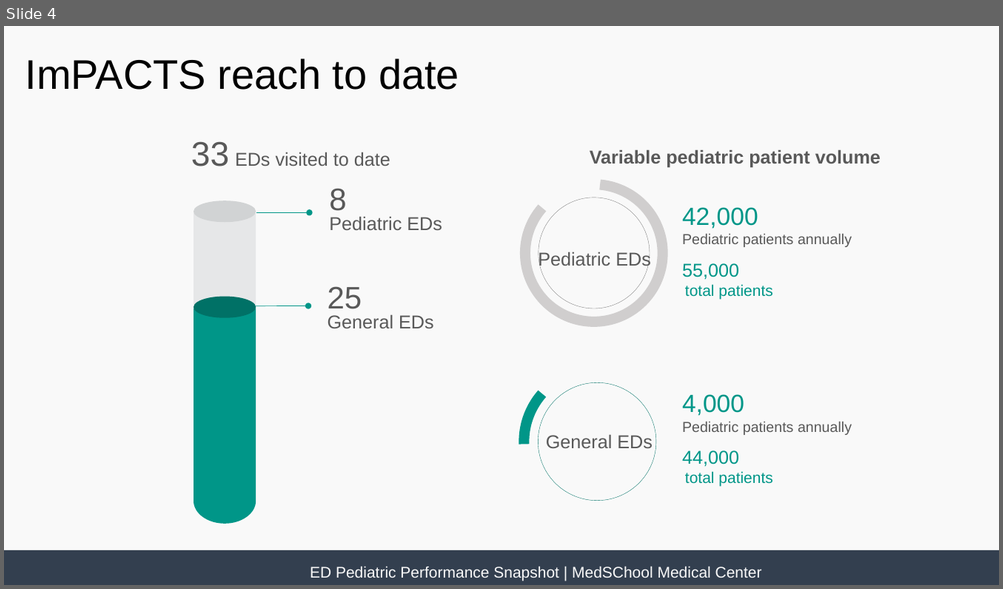
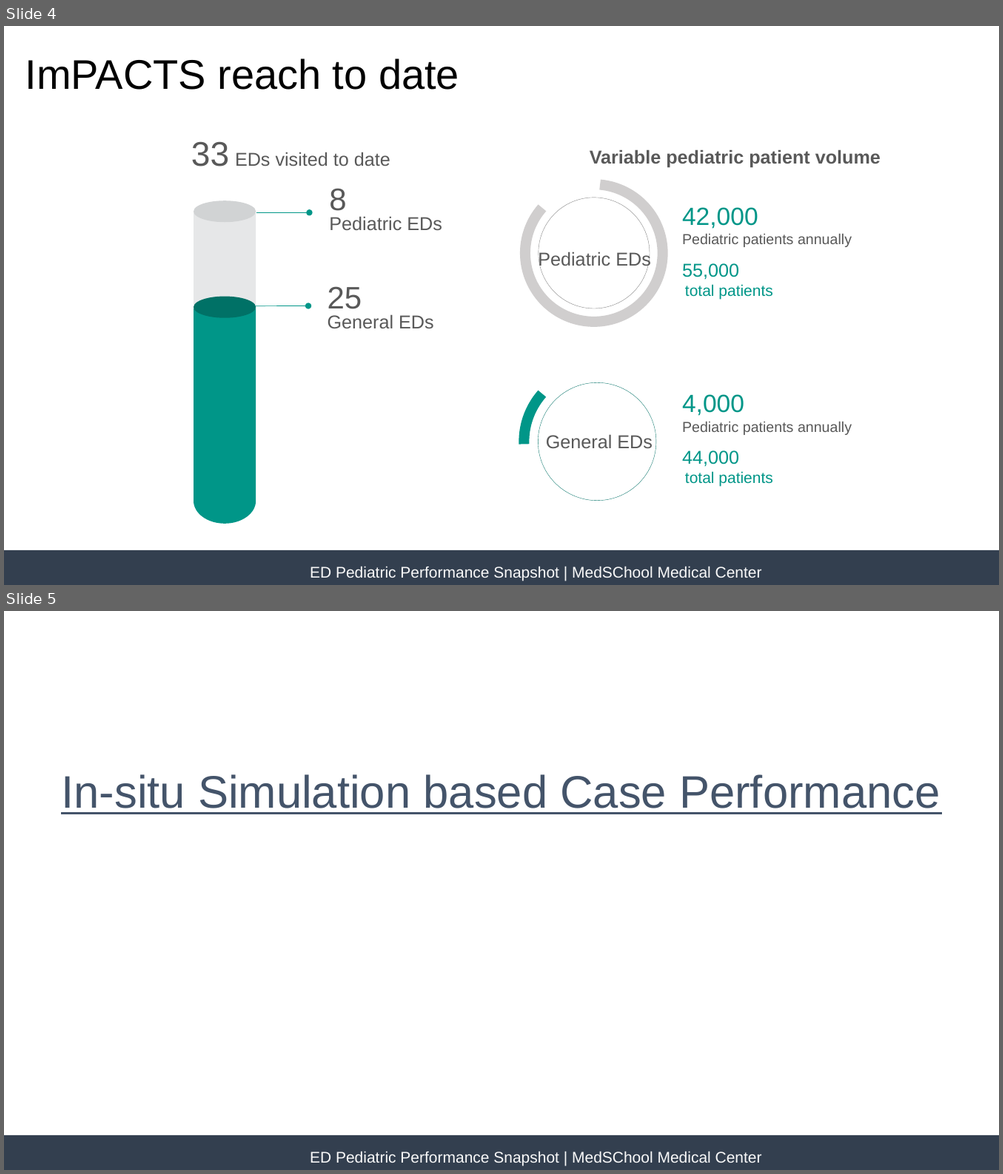
Before and after one commit to raaisakuk/impacts-to-ppt, a slide deck: demo/AP.pptx. Shown one above the other, each under a label of ours: slide 4 before the commit, slides 4 and 5 after it. The pictures are 1003x589 and 1003x1174 pixels, drawn with LibreOffice and Linux fonts; fonts in the diff are those of the drawing. Boxes give left, top, right and bottom in pixels: in the first picture for what was removed or moved away, otherwise in the second. Text is boxed around its words. In the diff, an @@ line names an element or a change of style, - is before the commit and + after.

```diff
--- a/demo/AP.pptx
+++ b/demo/AP.pptx
@@ slide 5 added at (4, 611, 999, 1170), background #FFFFFF; not listed: 2 template elements that a slide beside it also shows @@
@@ text added at (61, 775, 939, 815), 44 pt, text #44546A, underline @@
+In-situ Simulation based Case Performance
```
Also in this commit, not shown: 10 other slides changed, 9 other slides added, 1 slide removed.
